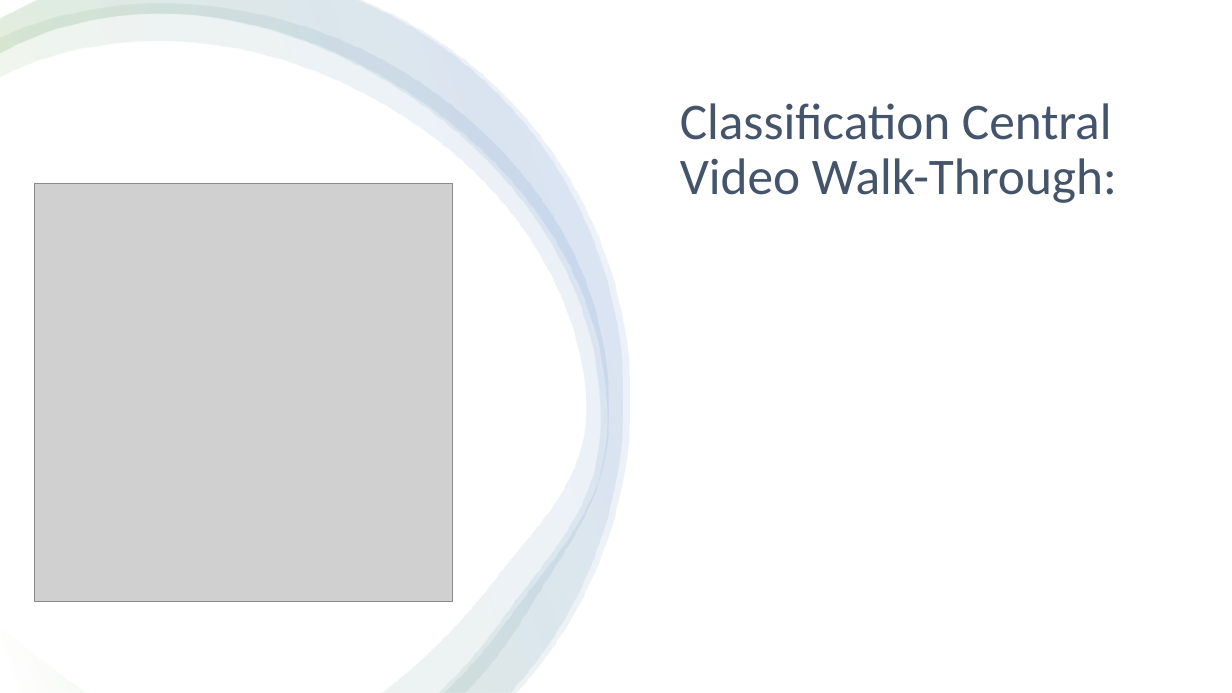
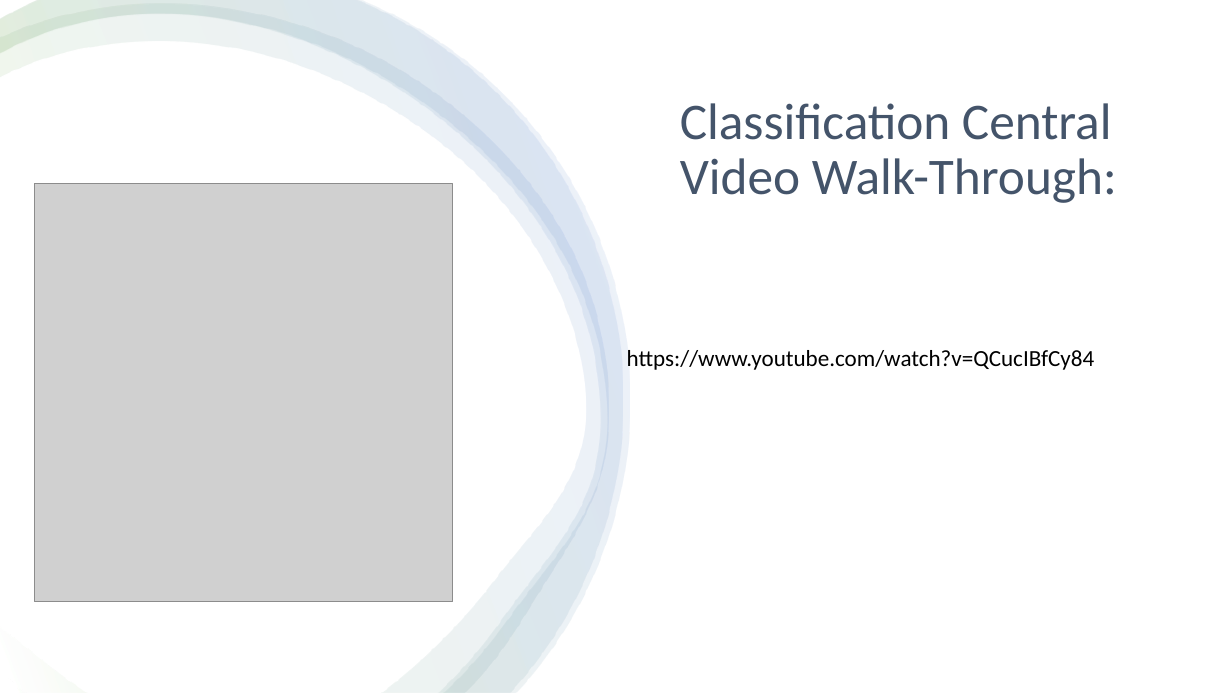
Before and after one commit to Wolverine2029/PDS_Project, a slide deck: slide 33 of Streamlit_BC.pptx. Drawn at 1232x693 pixels with LibreOffice and Linux fonts; fonts in the diff are those of the drawing; grey boxes stand for pictures. Boxes give left, top, right and bottom in pixels: in the first picture for what was removed or moved away, otherwise in the second. Text is boxed around its words. In the diff, an @@ line names an element or a change of style, - is before the commit and + after.

```diff
--- a/Streamlit_BC.pptx
+++ b/Streamlit_BC.pptx
@@ text added at [627, 350, 1095, 370], 18 pt, text #000000 @@
+https://www.youtube.com/watch?v=QCucIBfCy84
```
